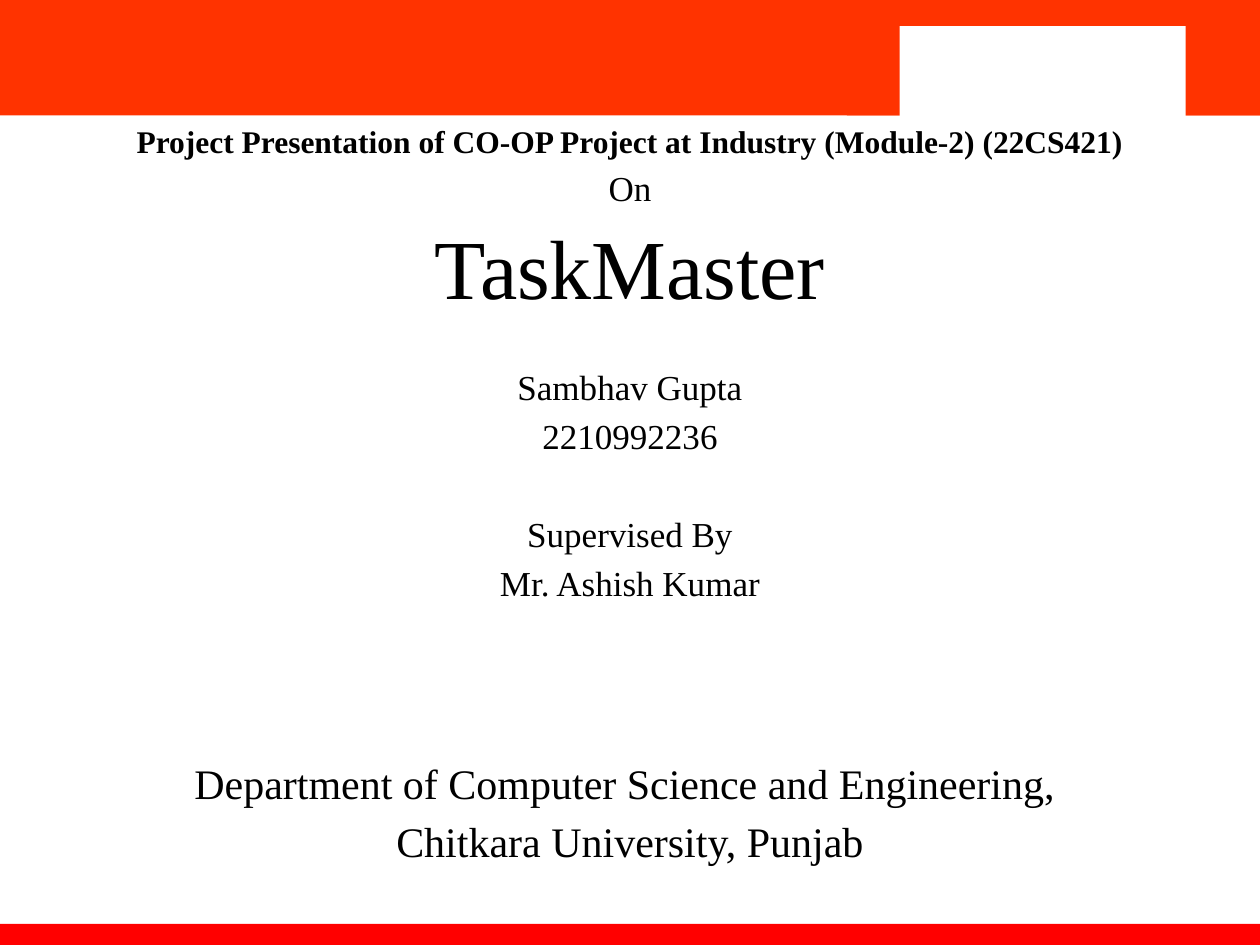
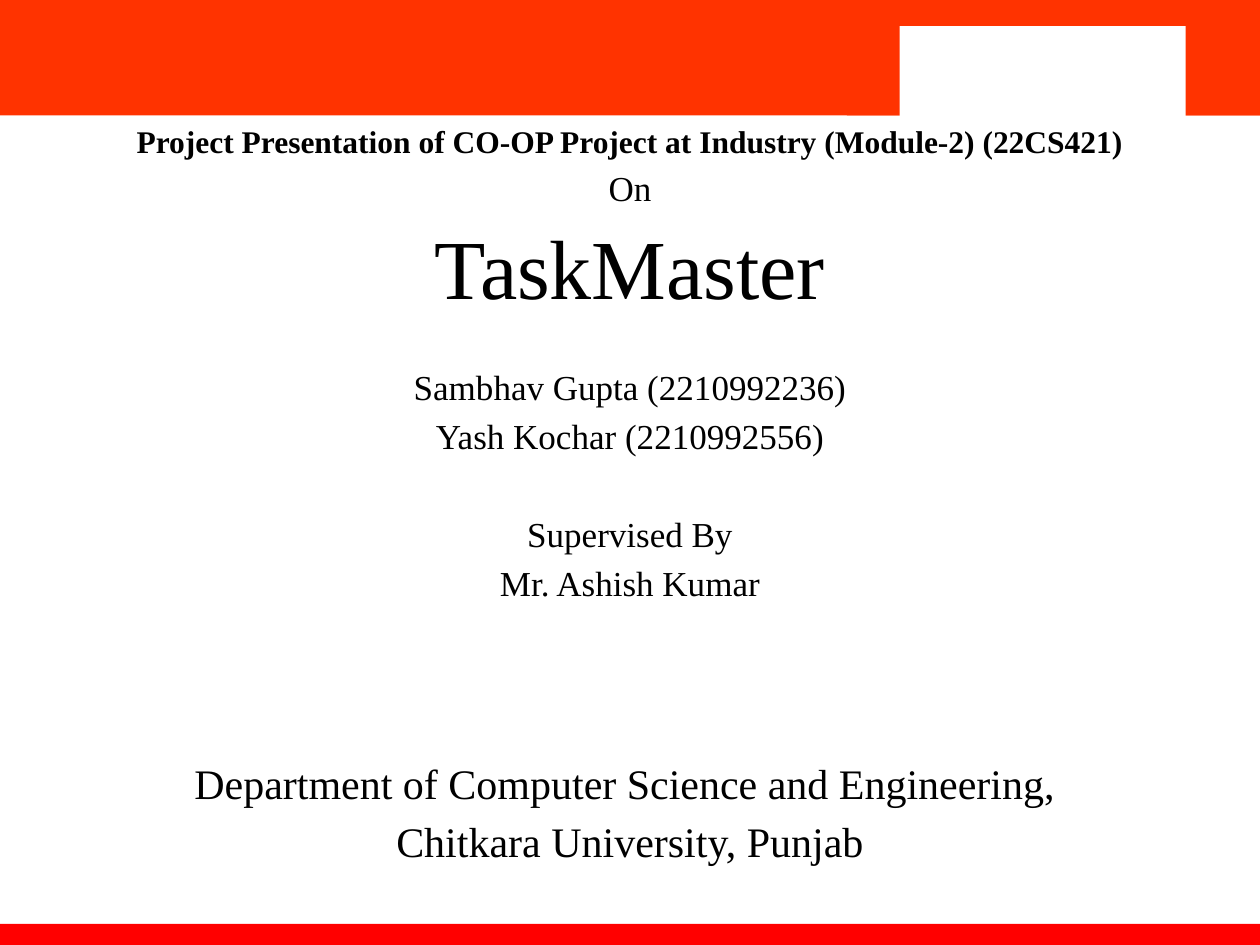
Before and after one commit to sambhav552/taskmaster-student-2210992236-2210992556-, a slide deck: slide 1 of Report And PPT/2210992236_Sambhav_ppt.pptx. Drawn at 1260x945 pixels with LibreOffice and Linux fonts; fonts in the diff are those of the drawing; background and template pictures are left out. Boxes give left, top, right and bottom in pixels: in the first picture for what was removed or moved away, otherwise in the second. Text is boxed around its words. In the diff, an @@ line names an element or a change of style, - is before the commit and + after.

```diff
--- a/Report And PPT/2210992236_Sambhav_ppt.pptx
+++ b/Report And PPT/2210992236_Sambhav_ppt.pptx
@@ text at (x1=414, y1=375, x2=846, y2=457): text changed @@
-Sambhav Gupta
-2210992236
+Sambhav Gupta (2210992236)
+Yash Kochar (2210992556)
```
Also in this commit, not shown: 2 other files.
